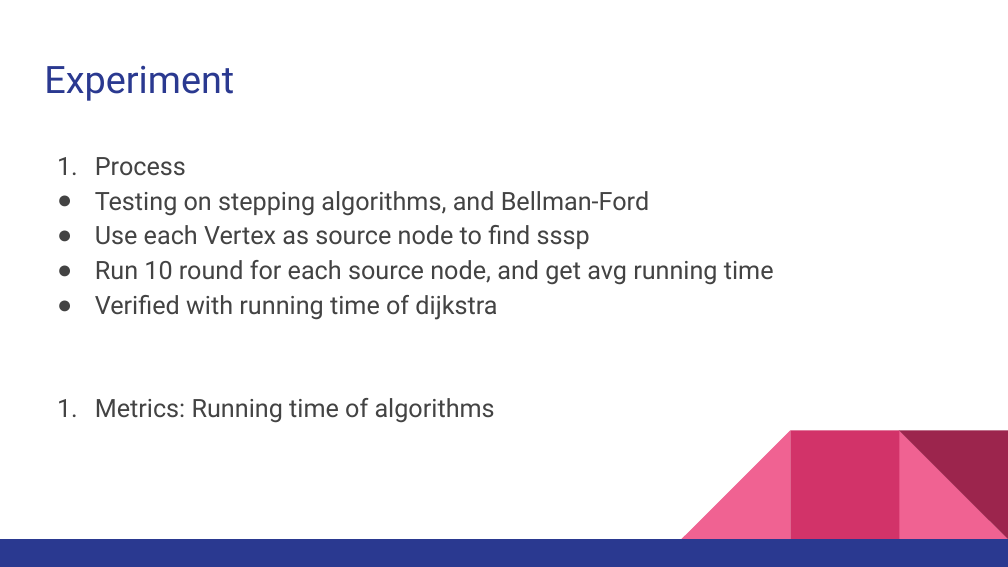
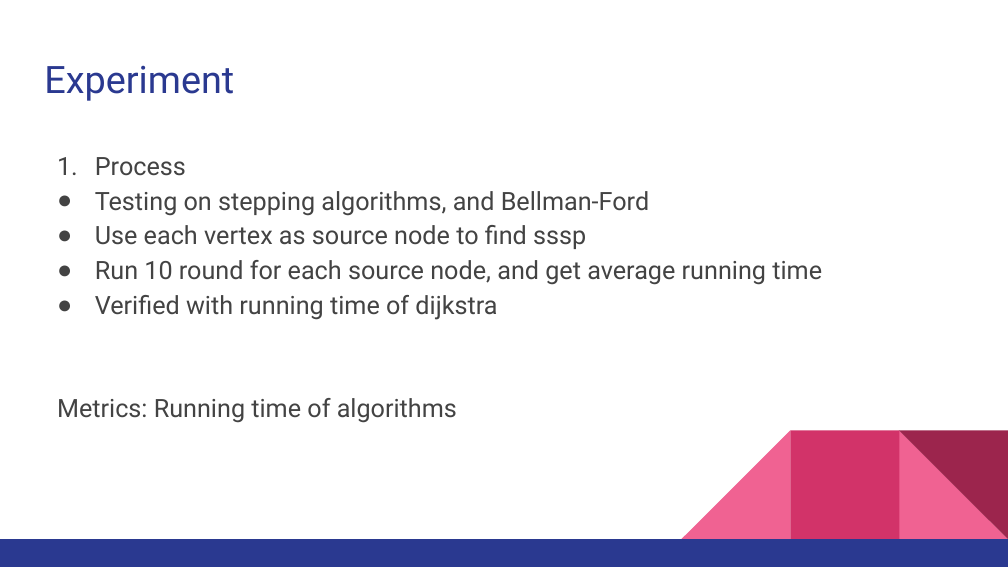
Before and after one commit to xtstc131/COMP5704-Mainpage, a slide deck: slide 12 of Slide_Presentation.pptx. Drawn at 1008x567 pixels with LibreOffice and Linux fonts; fonts in the diff are those of the drawing. Boxes give left, top, right and bottom in pixels: in the first picture for what was removed or moved away, otherwise in the second. Text is boxed around its words. In the diff, an @@ line names an element or a change of style, - is before the commit and + after.

```diff
--- a/Slide_Presentation.pptx
+++ b/Slide_Presentation.pptx
@@ text at <box>95,225,822,285</box>: text changed @@
-● Use each Vertex as source node to find sssp
-● Run 10 round for each source node, and get avg running time
+● Use each vertex as source node to find sssp
+● Run 10 round for each source node, and get average running time
@@ text at <box>57,398,457,423</box>: bullet 1. to none @@
```
Also in this commit, not shown: 8 other slides changed, 3 slides added, 2 slides removed.
